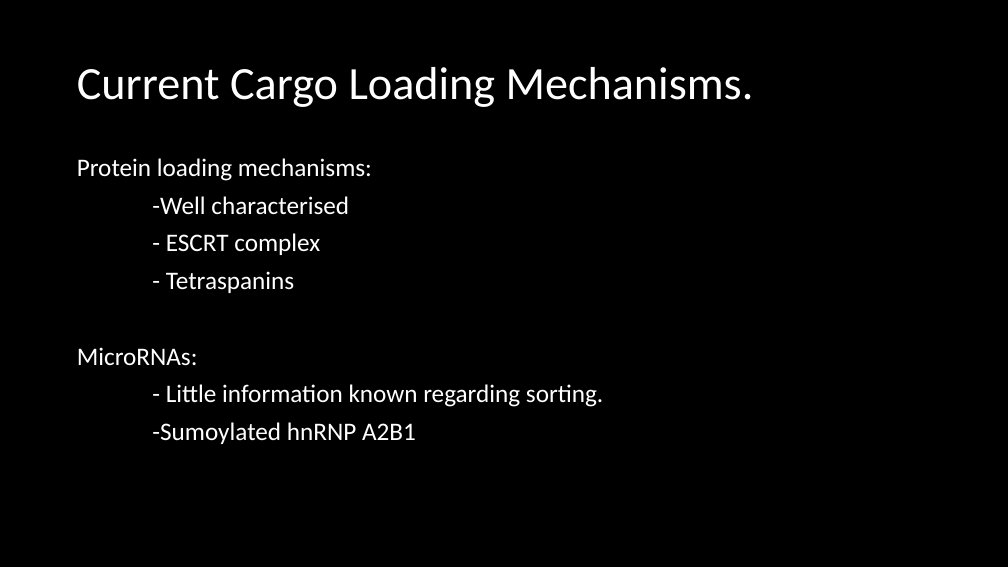
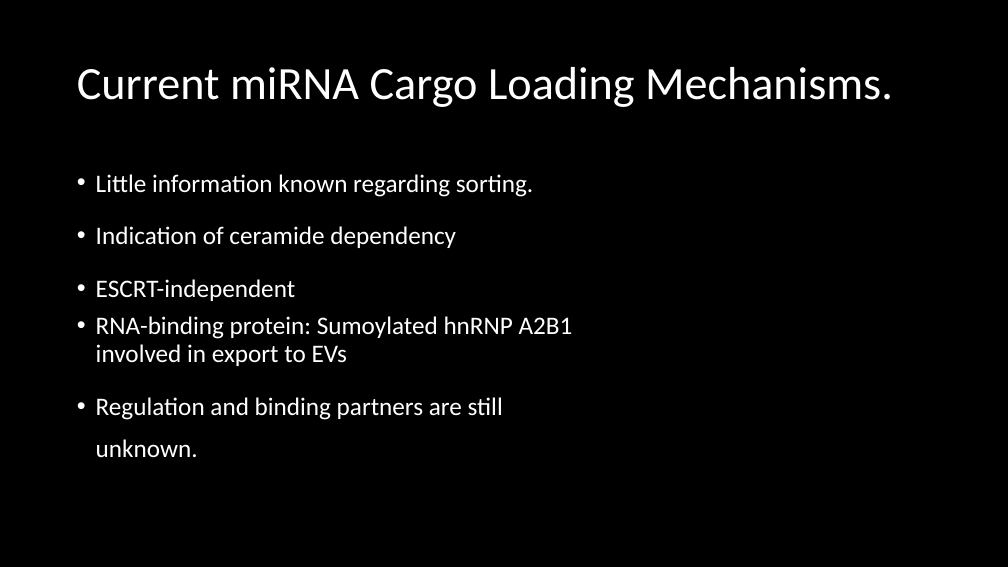
Before and after one commit to HarleyRobinson/Honours2, a slide deck: slide 4 of BackgroundInfo/Selective export of microRNA via extracellular vesicles.pptx. Drawn at 1008x567 pixels with LibreOffice and Linux fonts; fonts in the diff are those of the drawing. Boxes give left, top, right and bottom in pixels: in the first picture for what was removed or moved away, otherwise in the second. Text is boxed around its words. In the diff, an @@ line names an element or a change of style, - is before the commit and + after.

```diff
--- a/BackgroundInfo/Selective export of microRNA via extracellular vesicles.pptx
+++ b/BackgroundInfo/Selective export of microRNA via extracellular vesicles.pptx
@@ title at box(77, 67, 893, 107): text changed @@
-Current Cargo Loading Mechanisms.
+Current miRNA Cargo Loading Mechanisms.
@@ text at box(96, 174, 573, 457): text changed @@
-Protein loading mechanisms:
--Well characterised
-- ESCRT complex
-- Tetraspanins
-MicroRNAs:
-- Little information known regarding sorting.
--Sumoylated hnRNP A2B1
+• Little information known regarding sorting.
+• Indication of ceramide dependency
+• ESCRT-independent
+• RNA-binding protein: Sumoylated hnRNP A2B1 involved in export to EVs
+• Regulation and binding partners are still unknown.
```
Also in this commit, not shown: 9 other slides changed, 5 other files.
